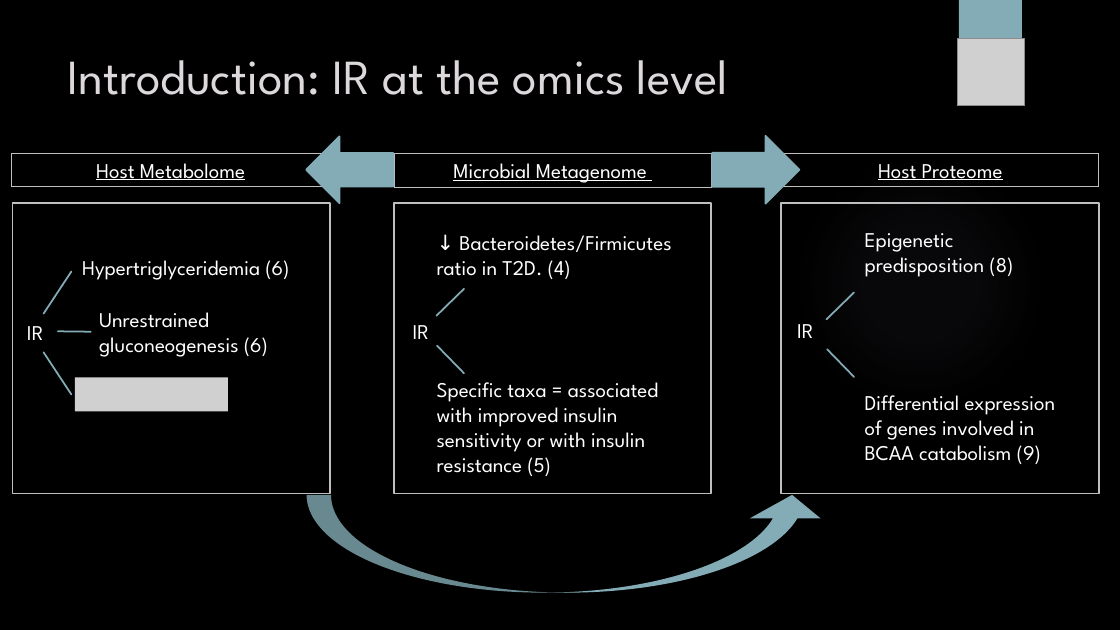
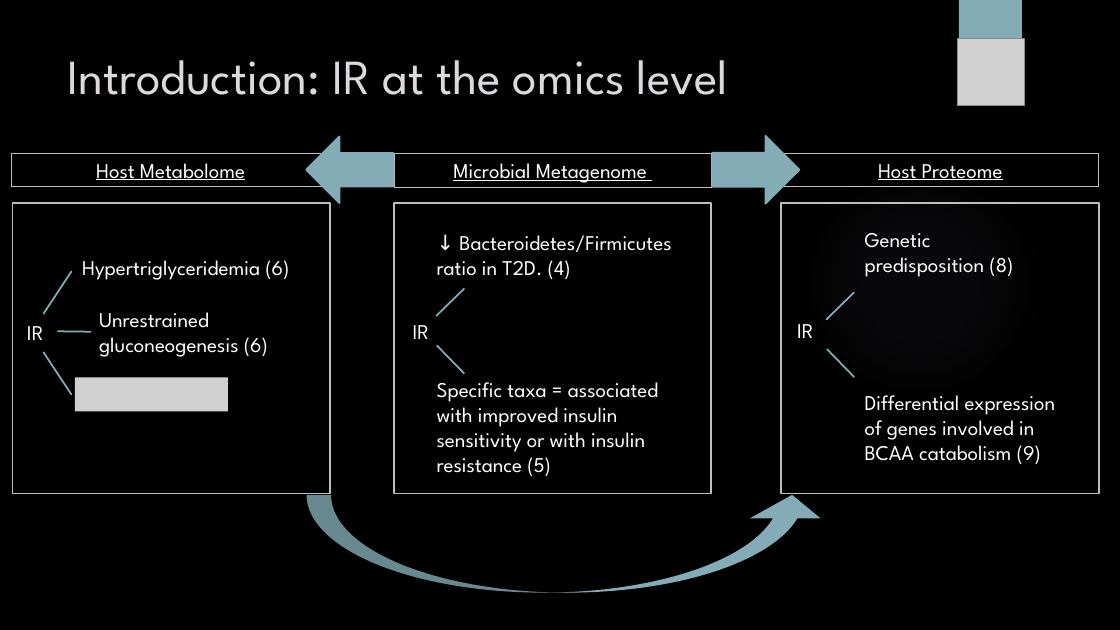
Before and after one commit to sabdeolive/Sabrina_BMS_Bachelor-Internship, a slide deck: slide 3 of Final Presentation.pptx. Drawn at 1120x630 pixels with LibreOffice and Linux fonts; fonts in the diff are those of the drawing; grey boxes stand for pictures; background and template pictures are left out. Boxes give left, top, right and bottom in pixels: in the first picture for what was removed or moved away, otherwise in the second. Text is boxed around its words. In the diff, an @@ line names an element or a change of style, - is before the commit and + after.

```diff
--- a/Final Presentation.pptx
+++ b/Final Presentation.pptx
@@ text at <box>865,233,931,248</box>: text changed @@
-Epigenetic
+Genetic
```
Also in this commit, not shown: 2 other slides changed, 1 slide added, 1 slide removed.
